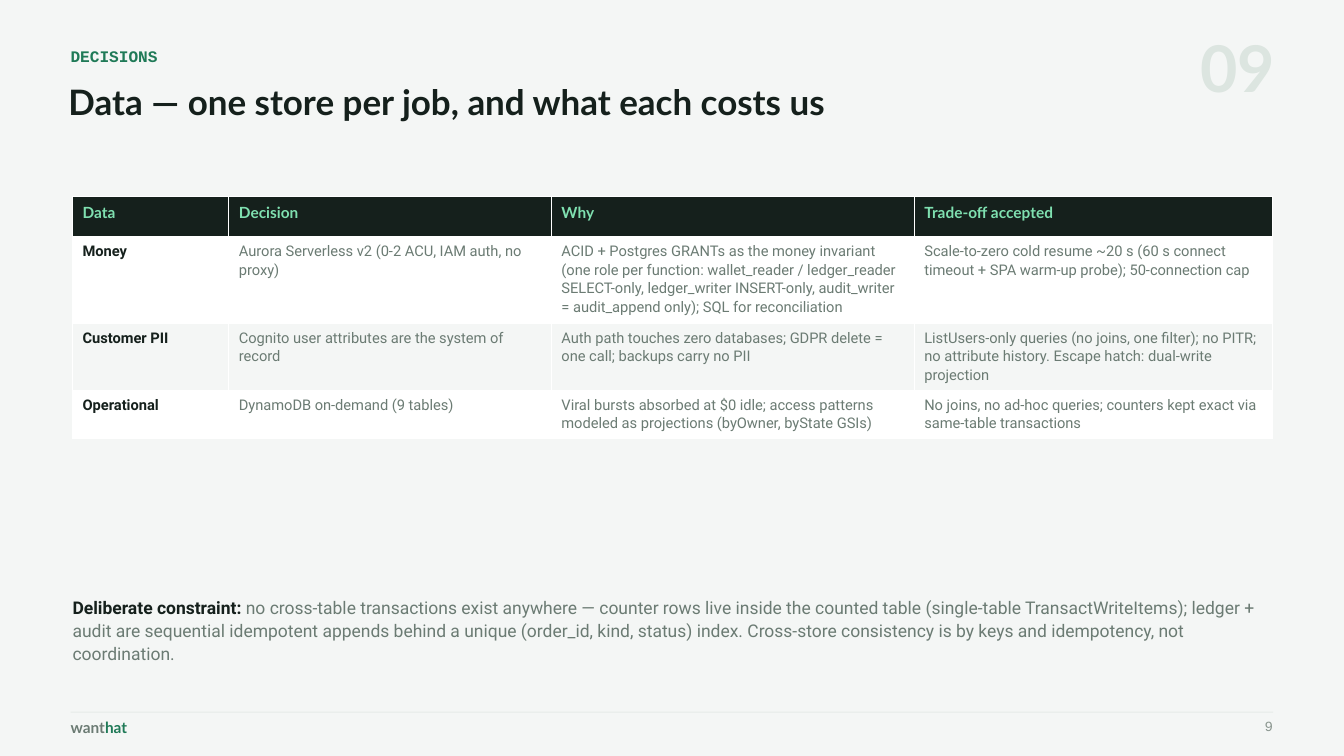
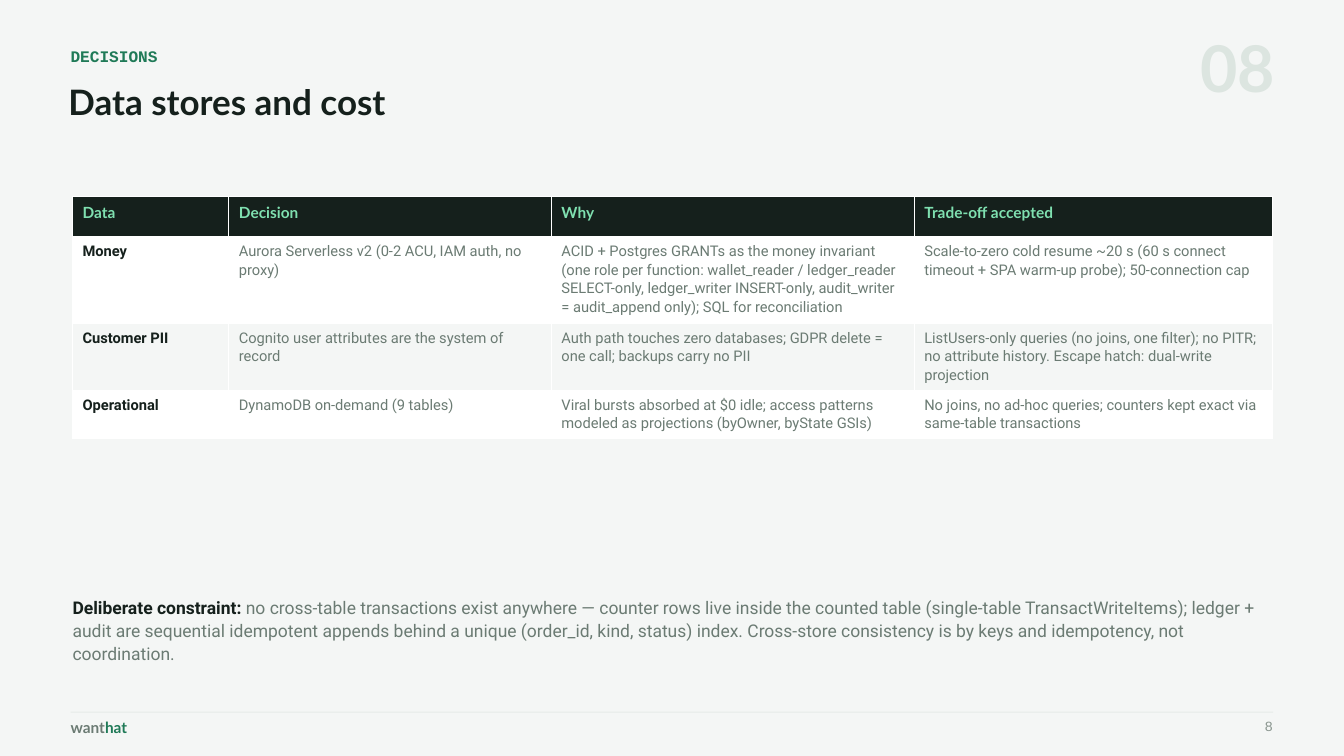
Before and after one commit to wanthat-app/monorepo, a slide deck: slide 8 of slides/wanthat-presentation.pptx (slide 9 before the commit). Drawn at 1344x756 pixels with LibreOffice and Linux fonts; fonts in the diff are those of the drawing. Boxes give left, top, right and bottom in pixels: in the first picture for what was removed or moved away, otherwise in the second. Text is boxed around its words. In the diff, an @@ line names an element or a change of style, - is before the commit and + after.

```diff
--- a/slides/wanthat-presentation.pptx
+++ b/slides/wanthat-presentation.pptx
@@ text at [68, 89, 385, 116]: text changed @@
-Data — one store per job, and what each costs us
+Data stores and cost
```
Also in this commit, not shown: 6 other slides changed, 8 slides added, 3 other files.
